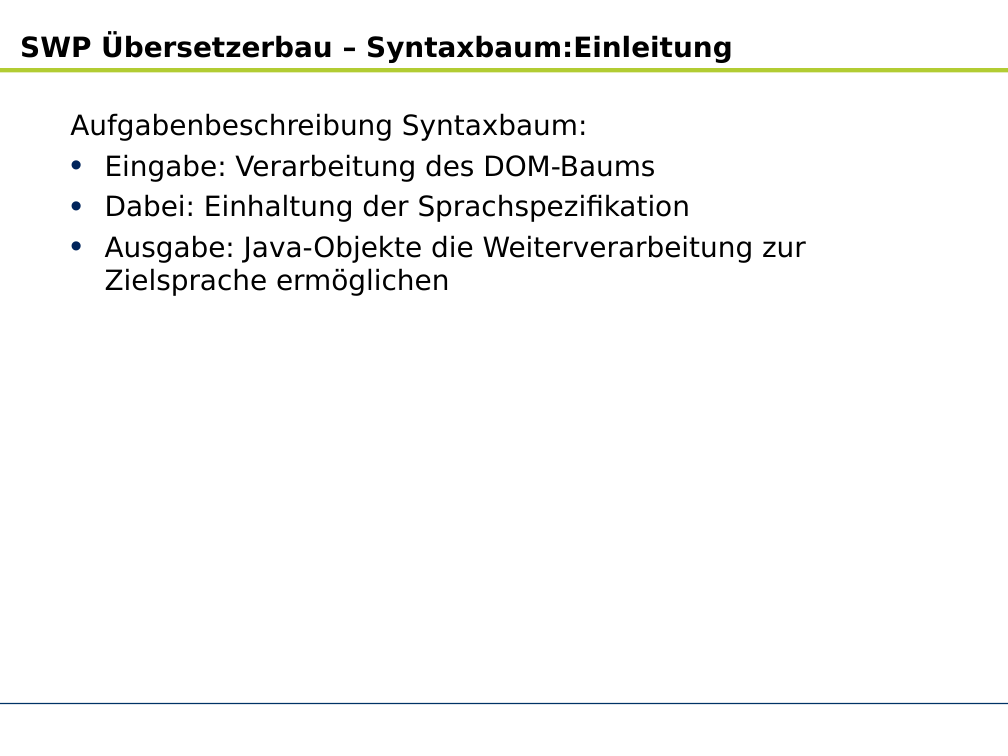
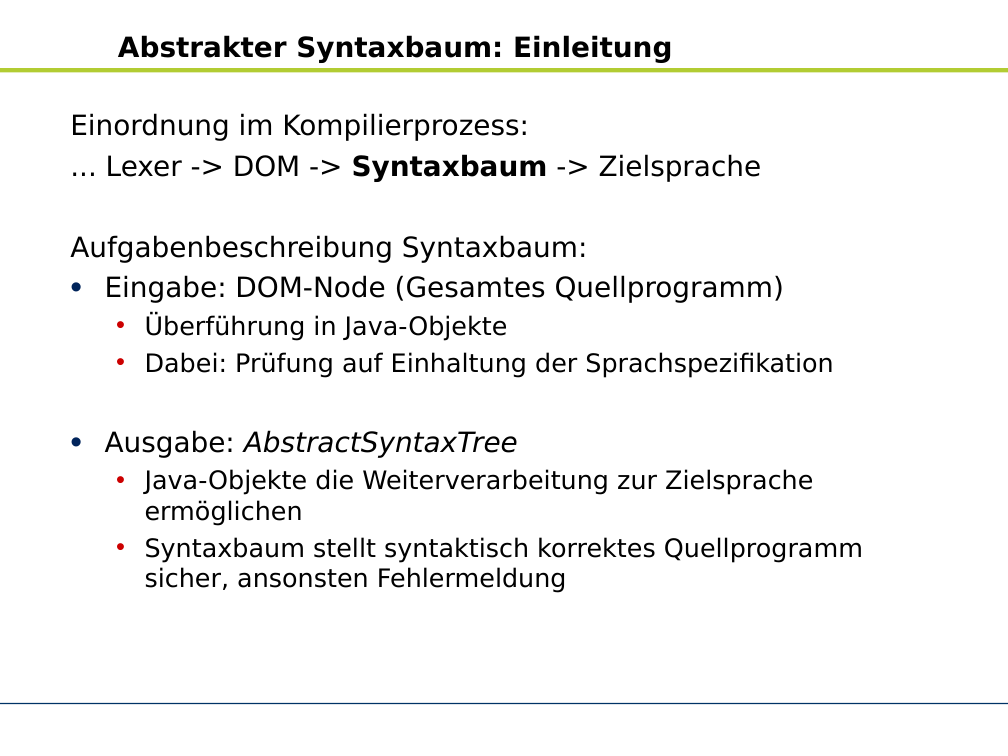
Before and after one commit to zhongxinhua/sose10-swp-uebersetzerbau, a slide deck: slide 4 of trunk/dokumentation/AR_SWP Uebersetzerbau (SS10)_v2.pptx (slide 3 before the commit). Drawn at 1008x756 pixels with LibreOffice and Linux fonts; fonts in the diff are those of the drawing; background and template pictures are left out. Boxes give left, top, right and bottom in pixels: in the first picture for what was removed or moved away, otherwise in the second. Text is boxed around its words. In the diff, an @@ line names an element or a change of style, - is before the commit and + after.

```diff
--- a/trunk/dokumentation/AR_SWP Uebersetzerbau (SS10)_v2.pptx
+++ b/trunk/dokumentation/AR_SWP Uebersetzerbau (SS10)_v2.pptx
@@ title at (118, 35, 672, 62): text changed @@
-SWP Übersetzerbau – Syntaxbaum:Einleitung
+Abstrakter Syntaxbaum: Einleitung
@@ text at (70, 113, 762, 182): paragraphs added @@
+Einordnung im Kompilierprozess:
+... Lexer -> DOM -> Syntaxbaum -> Zielsprache
@@ text at (105, 275, 863, 593): text changed; size 22 to 20 pt @@
-• Eingabe: Verarbeitung des DOM-Baums
-• Dabei: Einhaltung der Sprachspezifikation
-• Ausgabe: Java-Objekte die Weiterverarbeitung zur Zielsprache ermöglichen
+• Eingabe: DOM-Node (Gesamtes Quellprogramm)
+  • Überführung in Java-Objekte
+  • Dabei: Prüfung auf Einhaltung der Sprachspezifikation
+• Ausgabe: AbstractSyntaxTree
+  • Java-Objekte die Weiterverarbeitung zur Zielsprache ermöglichen
+  • Syntaxbaum stellt syntaktisch korrektes Quellprogramm sicher, ansonsten Fehlermeldung
```
Also in this commit, not shown: 9 other slides changed, 3 slides added, 1 slide removed.
